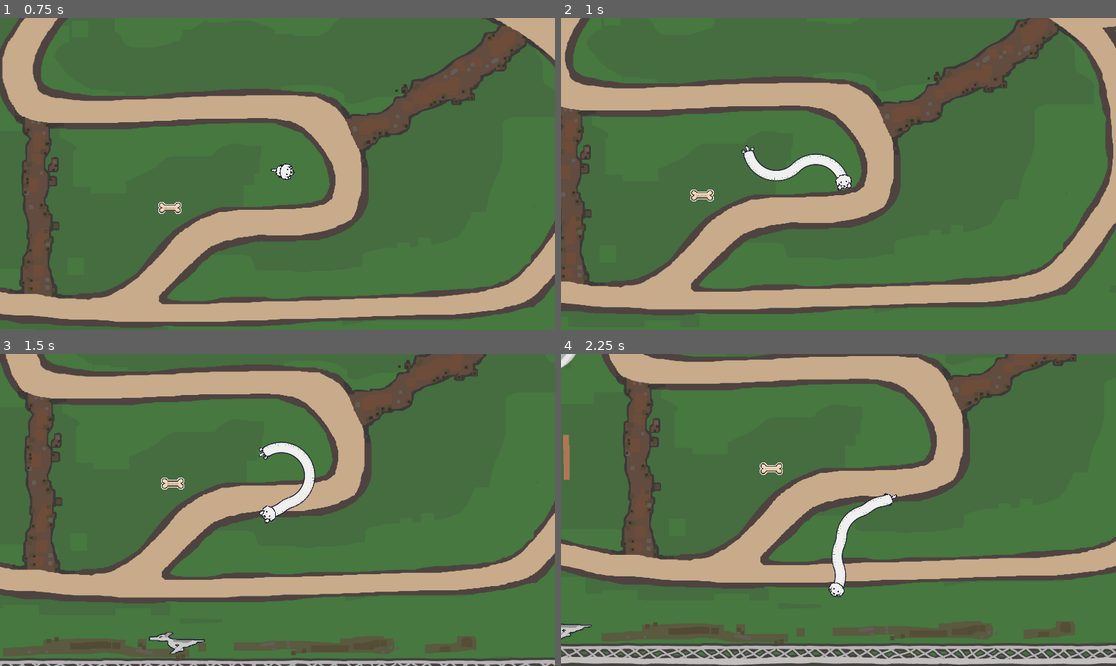
Above: before the commit, frames 1-4 (two rows, left to right).
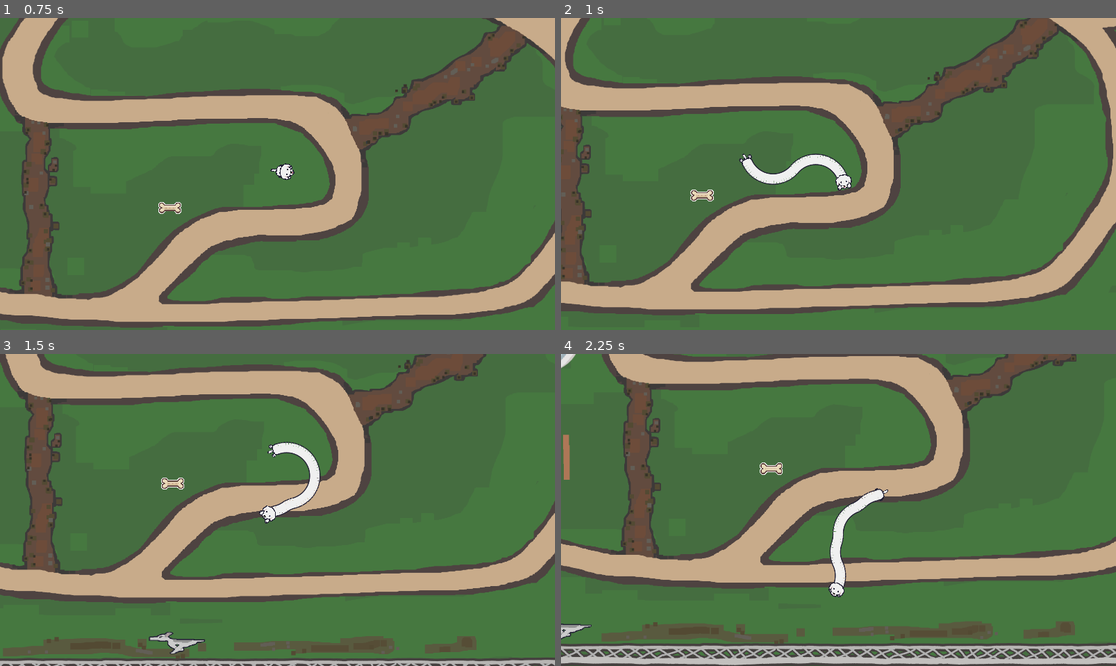
Above: after the commit, the same moments.

Repository: EsasHG/notsnake
Game: Godot game, scene res://Scenes/SceneAgain.tscn
The game is run twice, just before and just after one commit, with the same random seed, the same clock (stepped at 60 frames per second) and the same inputs.
Inputs:
- Up to frame 1 (0.75 s): hold Space from 0.53 s (still down)
- Up to frame 2 (1 s): keep holding Space
- Up to frame 3 (1.5 s): release Space at 1.28 s; tap Space at 1.35 s
- Up to frame 4 (2.25 s): tap Space at 1.52, 1.82 s; hold Space from 2.03 s (still down)

Frame 1 is identical in both runs. In frame 2, 0.4% of the frame differs, in the area x 32-43%, y 40-54%; in frame 3, 0.6%; in frame 4, 0.7%, in the area x 48-61%, y 42-68%.

Commit message:
fixed jittery sprites when pressing space

Diff:
--- a/Scripts/SimplePlayerCharacter.gd
+++ b/Scripts/SimplePlayerCharacter.gd
@@ -24,28 +24,34 @@
 	segmentSprites.push_back(butt)
 	add_sprite()
 
-	#butt.play("default")
-	pass # Replace with function body.
 
 func add_sprite():
 	if(canAddSprites):
 		spritesToAdd+=segmentsPerSection
 		canAddSprites = false
 		get_tree().create_timer(1.0).timeout.connect(resetSpriteTimer)
-#	var s : Sprite2D = Sprite2D.new()
-#	s.texture = sprite
-#	s.scale.y = 0.25
-#	segmentSprites.push_back(s)
-#	segmentSprites.insert(segmentSprites.size()-1,s) #legger til nest sist.
-#	add_sibling.call_deferred(s)
+
 
 func resetSpriteTimer():
 	canAddSprites = true
+
 
 # Called every frame. 'delta' is the elapsed time since the previous frame.
 func _process(delta: float) -> void:
 
 	if(!move): return
+
+	prevPos.push_front([position, rotation])
+
+	#Player has to move and rotate before the sprites so we don't override their global rotation by rotating the player.
+	move_local_y(delta*MOVE_SPEED)
+#	position.x += delta*100
+
+	if(Input.is_key_pressed(KEY_SPACE)):
+		rotate(delta*ROTATE_SPEED)
+	else:
+		rotate(-delta*ROTATE_SPEED)
+
 
 	if(spritesToAdd > 0):
 		$Head/Legs.pause()
@@ -66,21 +72,6 @@
 			s.global_position = nPos1
 			s.global_rotation = newPos1[1]
 			i=i+1
-		#var newPos : Array[Vector2, int] = prevPos.pop_back()
-		#var nPos : Vector2 = newPos[0]
-		#$Sprite2D.global_position = nPos
-		#$Sprite2D.global_rotation = newPos[1]
-
-	prevPos.push_front([position, rotation])
-
-	move_local_y(delta*MOVE_SPEED)
-#	position.x += delta*100
-
-	if(Input.is_key_pressed(KEY_SPACE)):
-		rotate(delta*ROTATE_SPEED)
-	else:
-		rotate(-delta*ROTATE_SPEED)
-	pass
 
 
 func _on_area_entered(area: Area2D) -> void:
@@ -97,6 +88,3 @@
 		var g : Control = get_tree().root.find_child("GameOverScreen",true, false)
 		g.visible = true
 		queue_free()
-#		get_tree().root.find_child("GameOverScreen").visible = true
-		#get_node("/root/Main").queue_free()
-	pass # Replace with function body.
